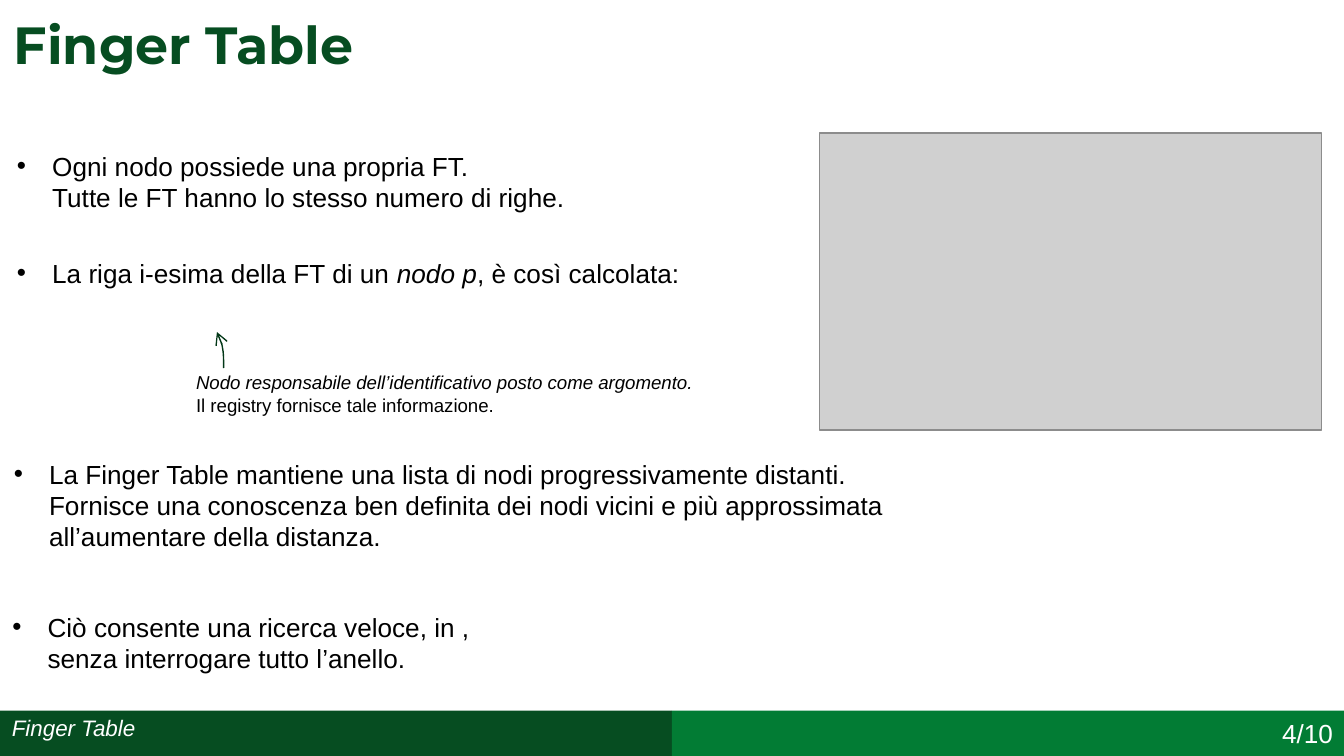
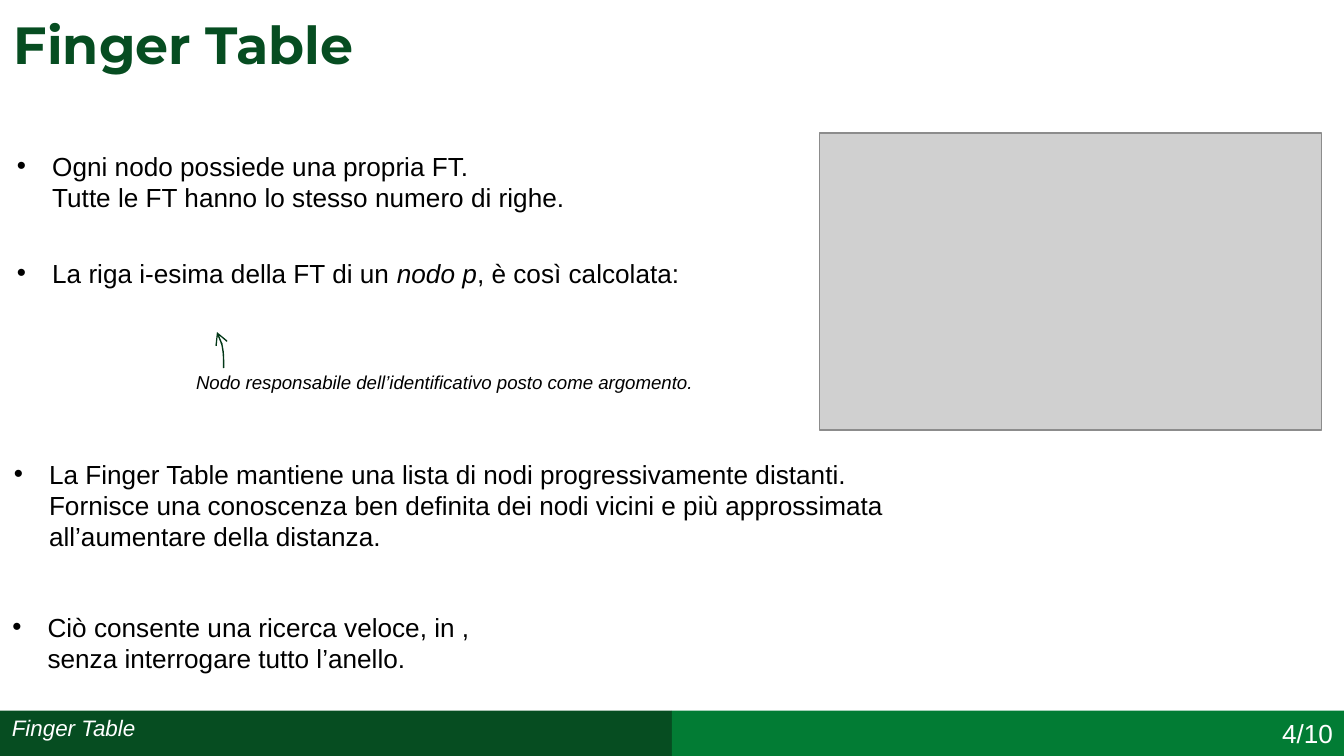
Before and after one commit to simonefesta/Chord_SDCC, a slide deck: slide 8 of Documentazione/Presentazione/Presentazione_Chord_Festa_0320408.pptx. Drawn at 1344x756 pixels with LibreOffice and Linux fonts; fonts in the diff are those of the drawing; grey boxes stand for pictures. Boxes give left, top, right and bottom in pixels: in the first picture for what was removed or moved away, otherwise in the second. Text is boxed around its words. In the diff, an @@ line names an element or a change of style, - is before the commit and + after.

```diff
--- a/Documentazione/Presentazione/Presentazione_Chord_Festa_0320408.pptx
+++ b/Documentazione/Presentazione/Presentazione_Chord_Festa_0320408.pptx
@@ text at [196, 375, 692, 393]: text changed @@
-Nodo responsabile dell’identificativo posto come argomento.
-Il registry fornisce tale informazione.
+Nodo responsabile dell’identificativo posto come argomento.
```
Also in this commit, not shown: 1 other slide changed, 3 other files.
